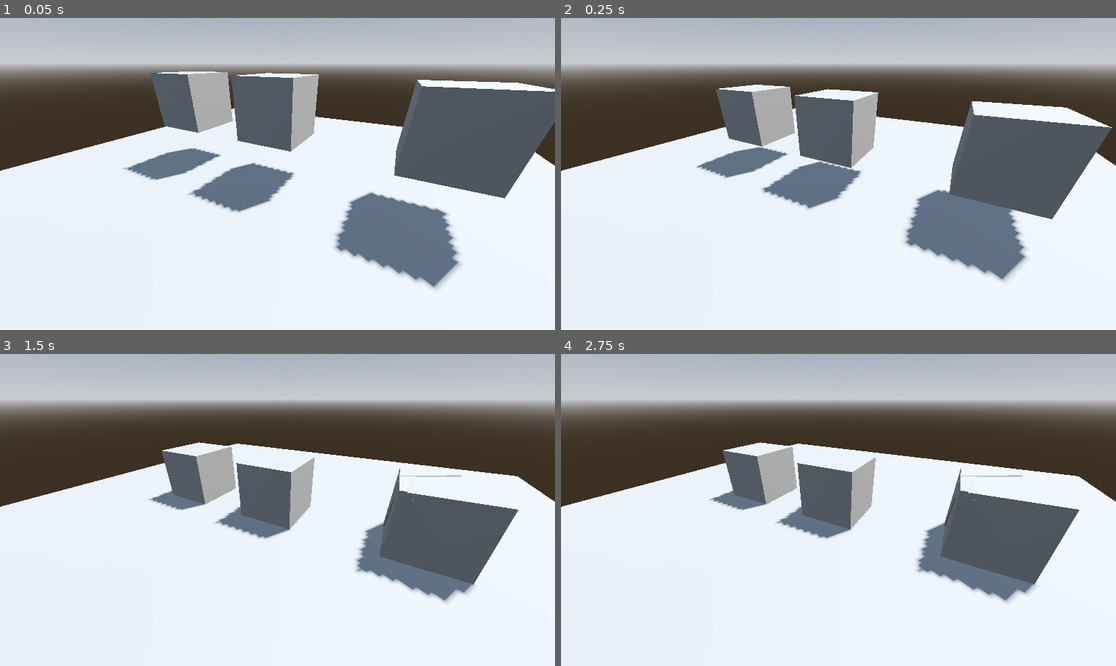
Above: before the commit, frames 1-4 (two rows, left to right).
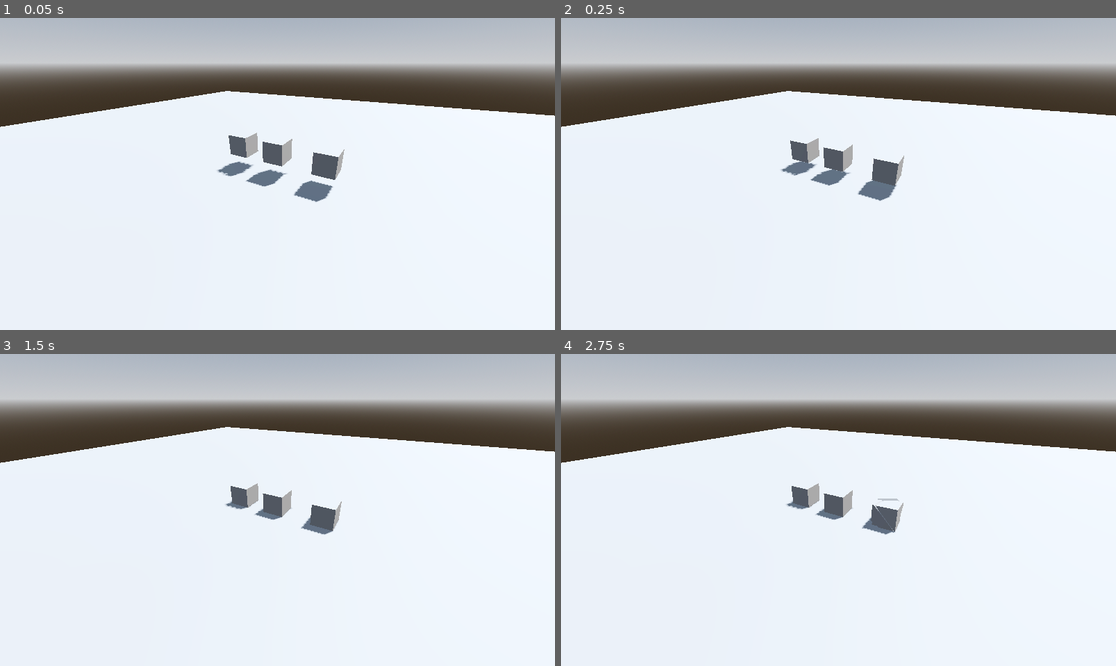
Above: after the commit, the same moments.

Repository: OffByTwoDev/Destruct3D
Game: Godot game, scene res://Main.tscn
Same seed, same stepped clock (60 frames per second), same inputs: the game is played once before the commit and once after it.
Inputs:
- Up to frame 1 (0.05 s): no input
- Up to frame 2 (0.25 s): no input
- Up to frame 3 (1.5 s): tap Enter at 1.25 s
- Up to frame 4 (2.75 s): tap Space (debug_explode, bound only after the commit) at 2 s

The runs differ from the first frame. In frame 1, 27% of the frame differs, in the area x 0-100%, y 17-87%; in frame 2, 24%; in frame 3, 20%; in frame 4, 20%.

Commit message:
feat: added "debug_explode" input

Diff:
--- a/Main.tscn
+++ b/Main.tscn
@@ -27,10 +27,10 @@
 points = PackedVector3Array(0.5, 0.5, 0.5, 0.5, 0.5, -0.5, -0.5, 0.5, 0.5, 0.5, -0.5, 0.5, 0.5, -0.5, -0.5, -0.5, 0.5, -0.5, -0.5, -0.5, 0.5, -0.5, -0.5, -0.5)
 
 [sub_resource type="PlaneMesh" id="PlaneMesh_rxg2q"]
-size = Vector2(10, 10)
+size = Vector2(50, 50)
 
 [sub_resource type="ConvexPolygonShape3D" id="ConvexPolygonShape3D_uu6xs"]
-points = PackedVector3Array(-5, 0, -5, -5, 0, 5, 5, 0, -5, 5, 0, 5)
+points = PackedVector3Array(-25, 0, -25, -25, 0, 25, 25, 0, -25, 25, 0, 25)
 
 [sub_resource type="BoxMesh" id="BoxMesh_glv2v"]
 
@@ -47,7 +47,7 @@
 environment = SubResource("Environment_uu6xs")
 
 [node name="Camera3D" type="Camera3D" parent="."]
-transform = Transform3D(0.877583, -0.229849, 0.420735, 0, 0.877583, 0.479426, -0.479426, -0.420736, 0.770151, 1.68294, 1.9177, 3.0806)
+transform = Transform3D(0.877583, -0.229849, 0.420736, 0, 0.877583, 0.479426, -0.479425, -0.420735, 0.770151, 4.23699, 4.82802, 7.75575)
 
 [node name="Environment" type="Node" parent="."]
 
@@ -81,24 +81,25 @@
 [node name="CollisionShape3D" type="CollisionShape3D" parent="Environment/Floor"]
 shape = SubResource("ConvexPolygonShape3D_uu6xs")
 
-[node name="ConeTwistJoint3D" type="ConeTwistJoint3D" parent="Environment"]
-transform = Transform3D(1, 0, 0, 0, 1, 0, 0, 0, 1, 0, 0.575756, 0)
+[node name="Object" type="Node" parent="." node_paths=PackedStringArray("destronoi_node")]
+script = ExtResource("1_uu6xs")
+destronoi_node = NodePath("DestronoiNode")
 
-[node name="TestingDestronoi" type="Node" parent="." node_paths=PackedStringArray("destronoi_node")]
-script = ExtResource("1_uu6xs")
-destronoi_node = NodePath("RigidBody3D/DestronoiNode")
+[node name="DestronoiNode" type="Node" parent="Object" node_paths=PackedStringArray("mesh_instance", "fragment_container", "base_object")]
+script = ExtResource("1_glv2v")
+tree_height = 5
+mesh_instance = NodePath("../OriginalObject/MeshInstance3D")
+fragment_container = NodePath("../FragmentContainer")
+base_object = NodePath("../OriginalObject")
+metadata/_custom_type_script = "uid://du0auwhgemk8f"
 
-[node name="RigidBody3D" type="RigidBody3D" parent="TestingDestronoi"]
+[node name="OriginalObject" type="RigidBody3D" parent="Object"]
 transform = Transform3D(1, 0, 0, 0, 1, 0, 0, 0, 1, 2.39157, 1.22465, 0)
 
-[node name="MeshInstance3D" type="MeshInstance3D" parent="TestingDestronoi/RigidBody3D"]
+[node name="MeshInstance3D" type="MeshInstance3D" parent="Object/OriginalObject"]
 mesh = SubResource("BoxMesh_glv2v")
 
-[node name="CollisionShape3D" type="CollisionShape3D" parent="TestingDestronoi/RigidBody3D"]
+[node name="CollisionShape3D" type="CollisionShape3D" parent="Object/OriginalObject"]
 shape = SubResource("ConvexPolygonShape3D_cm0pq")
 
-[node name="DestronoiNode" type="Node" parent="TestingDestronoi/RigidBody3D" node_paths=PackedStringArray("mesh_instance")]
-script = ExtResource("1_glv2v")
-tree_height = 2
-mesh_instance = NodePath("../MeshInstance3D")
-metadata/_custom_type_script = "uid://du0auwhgemk8f"
+[node name="FragmentContainer" type="Node" parent="Object"]
--- a/destronoi/DestronoiNode.gd
+++ b/destronoi/DestronoiNode.gd
@@ -10,7 +10,7 @@
 ## [MeshInstance3D] as a sibling. The [MeshInstance3D] must have the default name
 ## "MeshInstance3D". The mesh data [b]must[/b] be an [ArrayMesh]. Using an imported
 ## mesh as an [code].obj[/code] file should suffice. When the Destronoi node is loaded
-## it will create a VST which is accessible through the [param _root].
+## it will create a VST which is accessible through the [param vst_root].
 ## [br]See the demo scene for an example.
 
 ## An enum to define laterality. A root VSTNode would have no laterality as it
@@ -18,32 +18,34 @@
 enum Laterality {NONE = 0, LEFT, RIGHT}
 
 ## The root node of the VST. Contains a copy of the sibling [MeshInstance3D].
-var _root: VSTNode = null
+var vst_root: VSTNode = null
 
 ## The [DestronoiNode] generates [code]2^n[/code] fragments, where [code]n[/code] is the [param tree_height] of the VST.
 @export_range(1,8) var tree_height: int = 1
 
 @export var mesh_instance : MeshInstance3D
 
-## Initializes the [param _root] with a copy of the sibling [MeshInstance3D].
+@export var fragment_container: Node
+
+@export var base_object : RigidBody3D
+
+## Initializes the [param vst_root] with a copy of the sibling [MeshInstance3D].
 ## The mesh is subdivided according to the [param tree_height].
 func _ready():
-	# Set root geometry to sibling MeshInstance3D
-	# var parent = get_parent()
-
 	if(mesh_instance == null):
-		print("[Destronoi] No MeshInstance3D sibling found")
-		return # no mesh; return early
-	_root = VSTNode.new(mesh_instance)
+		print("[Destronoi] No MeshInstance3D set")
+		return
+
+	vst_root = VSTNode.new(mesh_instance)
 
 	# Plot 2 sites for the subdivision
-	plot_sites_random(_root)
+	plot_sites_random(vst_root)
 	# Generate 2 children from the root
-	bisect(_root)
+	bisect(vst_root)
 	# Perform additional subdivisions depending on tree height
 	for i in range(tree_height - 1):
 		var leaves = []
-		_root.get_leaf_nodes(_root,leaves);
+		vst_root.get_leaf_nodes(vst_root,leaves);
 		for leaf in range(leaves.size()):
 			plot_sites_random(leaves[leaf])
 			bisect(leaves[leaf])
@@ -297,13 +299,12 @@
 ## be used, resulting in 2 fragments being placed.
 ## [br][color=yellow]Warning:[/color] You must have left and right values of 1 or greater.
 func destroy(left_val: int = 1, right_val: int = 1, combust_velocity: float = 0.0):
-	var base_object = get_parent()
 	var vst_leaves := []
-	var current_node: VSTNode = _root
+	var current_node: VSTNode = vst_root
 	current_node.get_left_leaf_nodes(current_node, vst_leaves, left_val)
 	current_node.get_right_leaf_nodes(current_node, vst_leaves, right_val)
 
-	var new_rigid_bodies := []
+	var new_rigid_bodies : Array[RigidBody3D] = []
 	var sum_mass = 0
 
 	for vst_leaf in range(vst_leaves.size()):
@@ -348,7 +349,7 @@
 
 			estim_dir = estim_dir.normalized()
 
-			# new_body.set_axis_velocity(combust_velocity * estim_dir)
+			new_body.set_axis_velocity(combust_velocity * estim_dir)
 
 		new_collision_shape.shape = new_body_mesh_instance.mesh.create_convex_shape(false,false)
 
@@ -356,8 +357,9 @@
 		new_rigid_bodies.append(new_body)
 
 	# scale masses to match the base object
-	for body in new_rigid_bodies:
-		body.mass = body.mass * (base_object.mass/sum_mass)
-		base_object.get_parent().add_child(body)
+	for rigid_body : RigidBody3D in new_rigid_bodies:
+		rigid_body.mass = rigid_body.mass * (base_object.mass/sum_mass)
+
+		fragment_container.add_child(rigid_body)
 
 	base_object.free()
--- a/project.godot
+++ b/project.godot
@@ -18,3 +18,11 @@
 [dotnet]
 
 project/assembly_name="procedural-destruction"
+
+[input]
+
+debug_explode={
+"deadzone": 0.2,
+"events": [Object(InputEventKey,"resource_local_to_scene":false,"resource_name":"","device":-1,"window_id":0,"alt_pressed":false,"shift_pressed":false,"ctrl_pressed":false,"meta_pressed":false,"pressed":false,"keycode":0,"physical_keycode":32,"key_label":0,"unicode":32,"location":0,"echo":false,"script":null)
+]
+}
--- a/testing_destronoi.gd
+++ b/testing_destronoi.gd
@@ -3,4 +3,9 @@
 @export var destronoi_node : DestronoiNode
 
 func _ready() -> void:
-	destronoi_node.destroy(5,5, 10.0)
+	# destronoi_node.destroy(1,1, 10.0)
+	pass
+
+func _unhandled_input(_event: InputEvent) -> void:
+	if Input.is_action_just_pressed("debug_explode"):
+		destronoi_node.destroy(2,2, 1)
